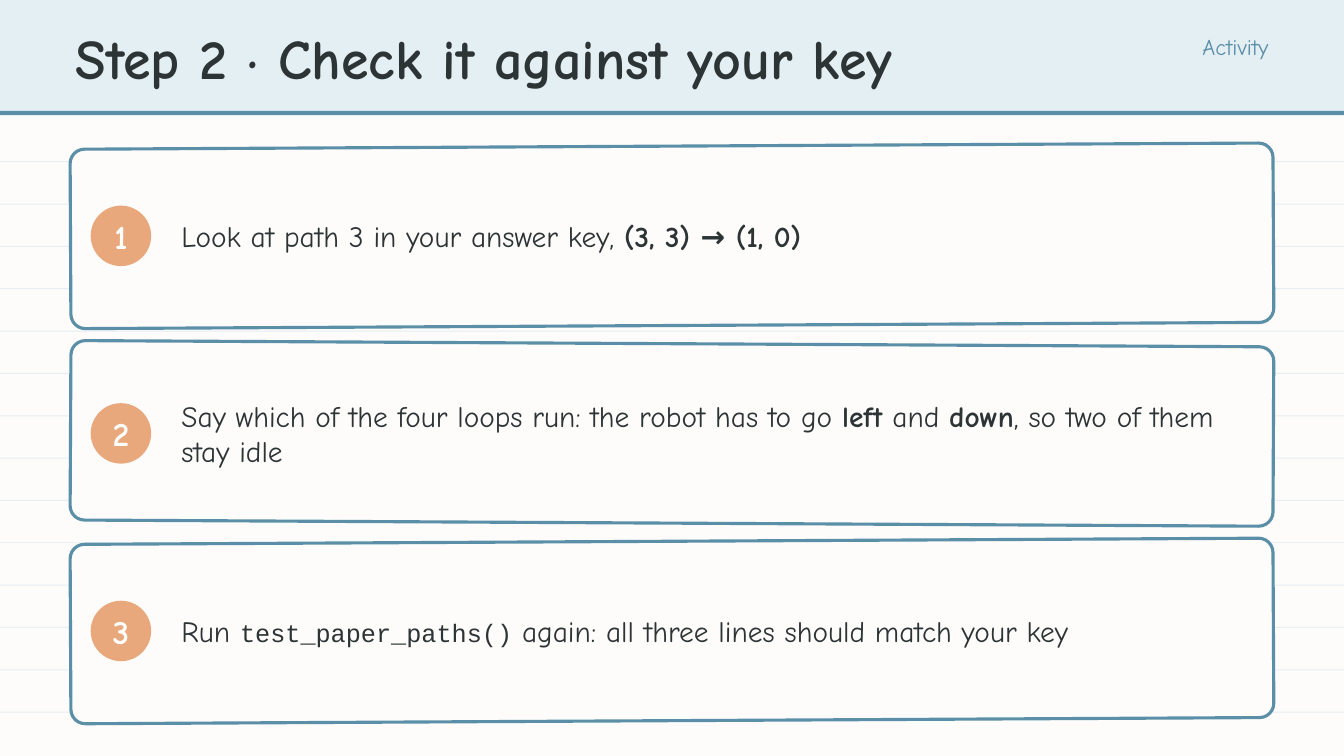
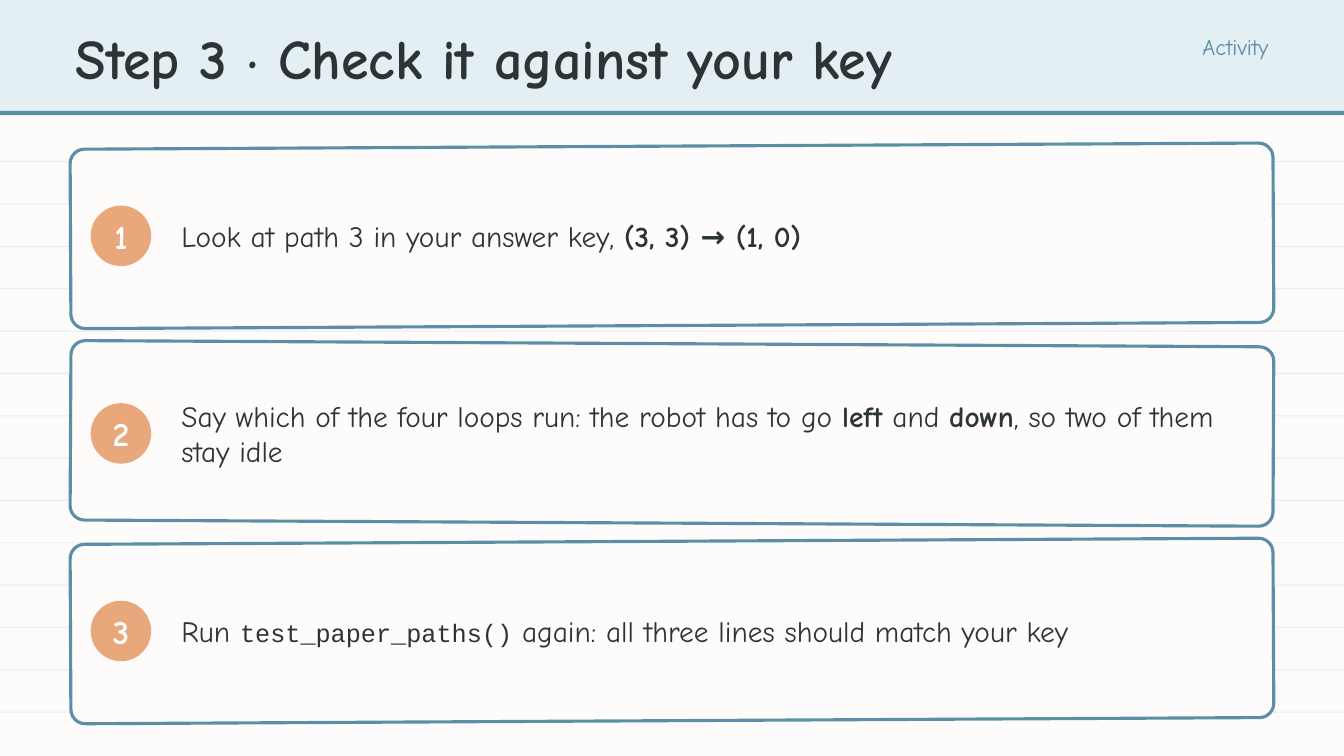
Before and after one commit to bradamiller/LearningPython, a slide deck: slide 22 of static/slides/module-04-manhattan/module-4-lesson-04-the-manhattan-algorithm.pptx (slide 21 before the commit). Drawn at 1344x756 pixels with LibreOffice and Linux fonts; fonts in the diff are those of the drawing. Boxes give left, top, right and bottom in pixels: in the first picture for what was removed or moved away, otherwise in the second. Text is boxed around its words. In the diff, an @@ line names an element or a change of style, - is before the commit and + after.

```diff
--- a/static/slides/module-04-manhattan/module-4-lesson-04-the-manhattan-algorithm.pptx
+++ b/static/slides/module-04-manhattan/module-4-lesson-04-the-manhattan-algorithm.pptx
@@ text at bbox=[76, 41, 893, 90]: text changed @@
-Step 2 · Check it against your key
+Step 3 · Check it against your key
```
Also in this commit, not shown: 6 other slides changed, 1 slide added, 2 other files.
